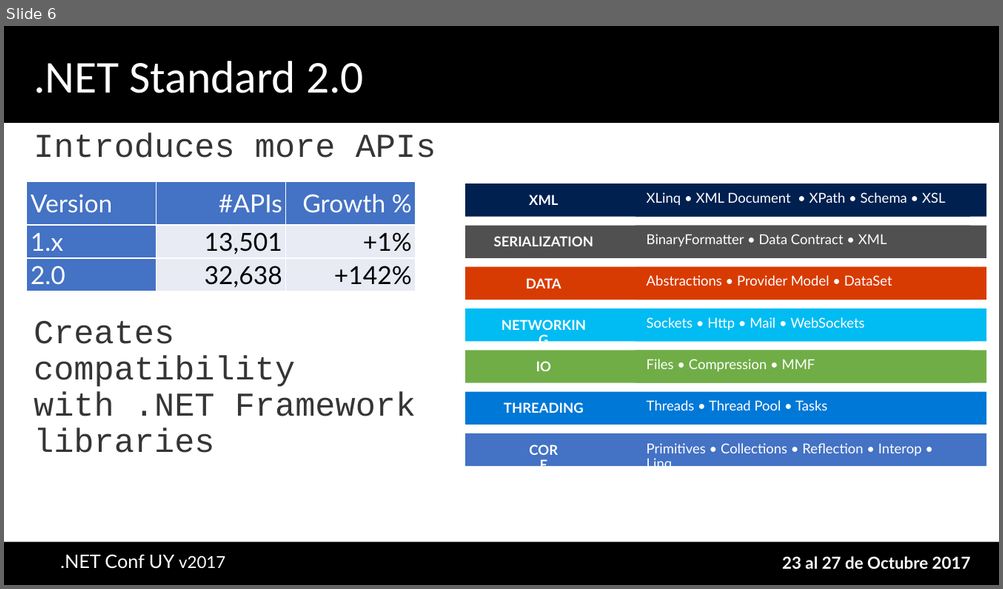
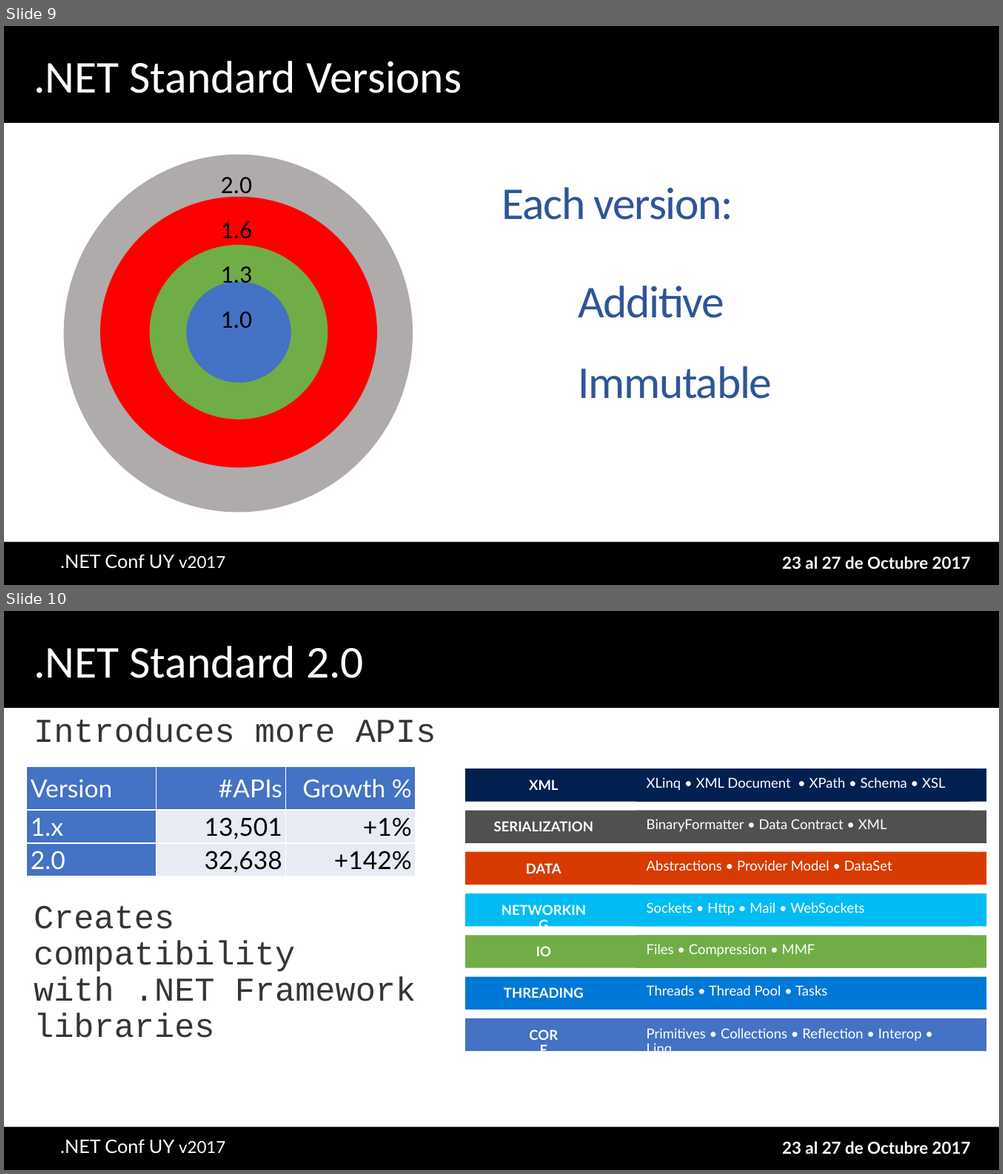
Before and after one commit to AgustinBonilla/netstandard-workshop, a slide deck: docs/.NET Standard - One Library to Rule Them All - NET Conf Uy 2017.pptx. Shown one above the other, each under a label of ours: slide 6 before the commit, slides 9 and 10 after it. The pictures are 1003x589 and 1003x1174 pixels, drawn with LibreOffice and Linux fonts; fonts in the diff are those of the drawing; background and template pictures are left out. Boxes give left, top, right and bottom in pixels: in the first picture for what was removed or moved away, otherwise in the second. Text is boxed around its words. In the diff, an @@ line names an element or a change of style, - is before the commit and + after.

```diff
--- a/docs/.NET Standard - One Library to Rule Them All - NET Conf Uy 2017.pptx
+++ b/docs/.NET Standard - One Library to Rule Them All - NET Conf Uy 2017.pptx
@@ slide 9 added at box(4, 26, 999, 585), background #FFFFFF; not listed: 5 template elements that a slide beside it also shows @@
@@ title added at box(34, 61, 461, 93), 44 pt, text #FFFFFF @@
+.NET Standard Versions
@@ ellipse added at box(64, 154, 413, 512), fill #AFABAB @@
@@ text added at box(221, 177, 252, 329), 24 pt, text #000000 @@
+2.0
+1.6
+1.3
+1.0
@@ ellipse added at box(100, 197, 377, 468), fill #FF0000 @@
@@ text added at box(502, 187, 772, 399), 44 pt, text #2F5597 @@
+Each version:
+Additive
+Immutable
@@ ellipse added at box(150, 245, 328, 420), fill #70AD47 @@
@@ ellipse added at box(186, 282, 290, 383), fill #4472C4 @@
@@ what was slide 6 is now slide 10 @@
```
Also in this commit, not shown: 1 slide changed, 5 other slides added, 1 slide removed.
